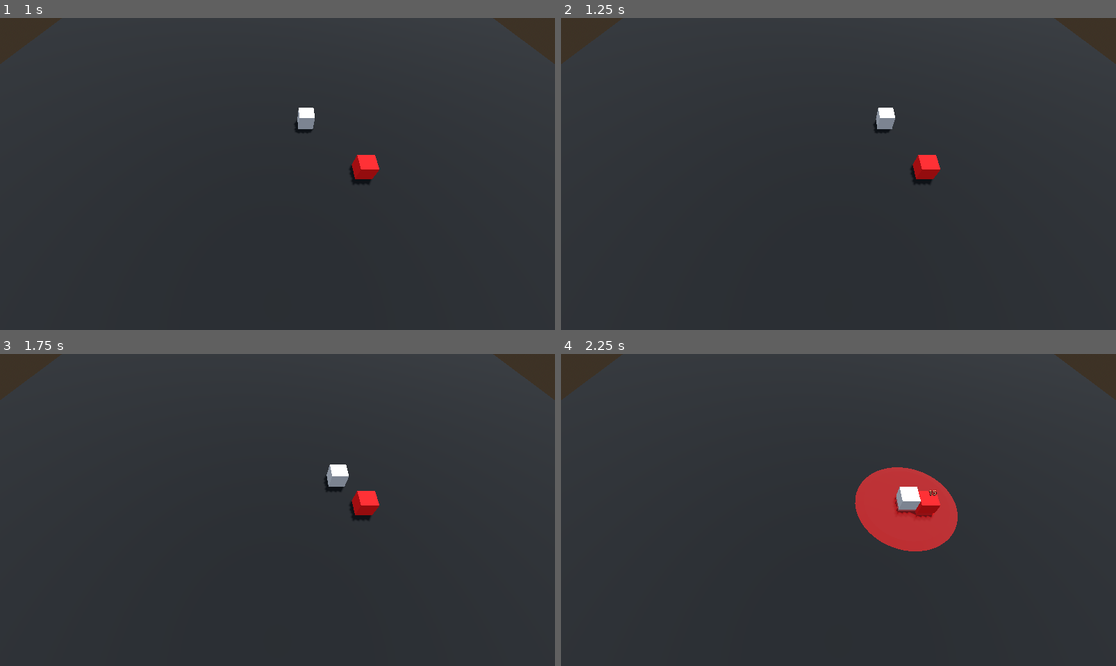
Above: before the commit, frames 1-4 (two rows, left to right).
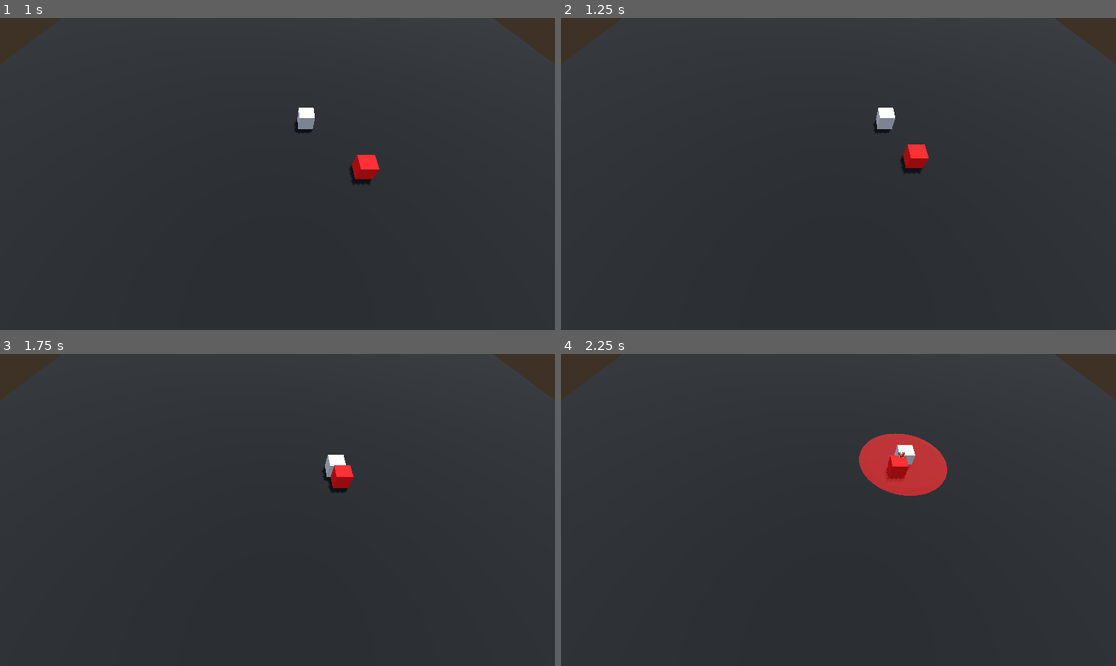
Above: after the commit, the same moments.

Repository: KamPit0605/gdc-project--dice-challenge
Game: Godot game, scene res://Scenes/prototype.tscn
The game is run twice, just before and just after one commit, with the same random seed, the same clock (stepped at 60 frames per second) and the same inputs.
Inputs (mouse positions are in pixels of both pictures, inside the frame that each line leads up to):
- Up to frame 1 (1 s): tap Enter (ui_accept) at 0.5, 0.77 s; move the mouse to (399, 158) at 0.52 s; hold D (Move_Right) from 0.53 s (still down); click (399, 158) at 0.6 s
- Up to frame 2 (1.25 s): keep holding D (Move_Right)
- Up to frame 3 (1.75 s): move the mouse to (166, 525) at 1.27 s; release D (Move_Right) at 1.28 s; hold S (Move_Backward) from 1.28 s (still down); click (166, 525) at 1.35 s; tap Enter (ui_accept) at 1.52 s
- Up to frame 4 (2.25 s): move the mouse to (894, 441) at 2.02 s; release S (Move_Backward) at 2.03 s; hold D (Move_Right) from 2.03 s (still down); click (894, 441) at 2.1 s

Frame 1 is identical in both runs. In frame 2, 0.6% of the frame differs, in the area x 61-69%, y 40-54%; in frame 3, 0.8%; in frame 4, 4.9%, in the area x 52-72%, y 25-64%.

Commit message:
2026-3-10 | Enemy Following Player
**The exported Node in the Enemy's gdscript may need to be changed in the future**

Added new variables & Nodes
- exported Player Node
- Cooldown timer node
- boolean for following player

Functions such as
- Follow Player
- Follow Cooldown
- Follow Cooldown timeout (because Timer Node signal)

The Enemy follows player!!!! (see Follow Player function)

Optimizations in the gdscript such as putting printed outputs into one function

Diff:
--- a/Characters/Enemy/enemy_low_dice.tscn
+++ b/Characters/Enemy/enemy_low_dice.tscn
@@ -39,4 +39,7 @@
 text = "asdfsaefsadf"
 font_size = 50
 
+[node name="FollowingCooldown" type="Timer" parent="." unique_id=1520790909]
+
 [connection signal="timeout" from="DamageCooldown" to="." method="_on_damage_cooldown_timeout"]
+[connection signal="timeout" from="FollowingCooldown" to="." method="_on_following_cooldown_timeout"]
--- a/Scenes/prototype.tscn
+++ b/Scenes/prototype.tscn
@@ -71,8 +71,9 @@
 [node name="MeshInstance3D" type="MeshInstance3D" parent="Floor" unique_id=212419442]
 mesh = SubResource("BoxMesh_6ox75")
 
-[node name="enemyLow_dice" parent="." unique_id=1738791593 instance=ExtResource("2_4ousu")]
+[node name="enemyLow_dice" parent="." unique_id=1738791593 node_paths=PackedStringArray("Player") instance=ExtResource("2_4ousu")]
 transform = Transform3D(1, 0, 0, 0, 1, 0, 0, 0, 1, 5, 1, 4)
+Player = NodePath("../PlayerDice")
 
 [node name="PlayerDice" type="CharacterBody3D" parent="." unique_id=1710567279 node_paths=PackedStringArray("player", "PlayerTrigger", "AttackTrigger")]
 transform = Transform3D(1, 0, 0, 0, 1, 0, 0, 0, 1, 0, 1, 0)
--- a/Scripts/Enemy/enemy_low_dice.gd
+++ b/Scripts/Enemy/enemy_low_dice.gd
@@ -12,10 +12,16 @@
 var DamageCooldown: bool = false
 var DamageCooldownF: float = 0.5
 #--MOVEMENT--
-var SPEED = 5.0
+var SPEED = 3.5
 
 #--HEALTH--
 var Health: int = 30
+
+#--PLAYER FOLLOW--
+@export var Player: CharacterBody3D
+
+@onready var FollowingCooldownTimer = $FollowingCooldown
+var FollowPlayer: bool = false
 
 #--ADJUSTMENTS--
 var TriggerOfF: float = 1.0 #variable for preventing any triggering happen within float time
@@ -24,20 +30,32 @@
 # Called when the node enters the scene tree for the first time.
 func _ready():
 	DisableALLTriggers()
+	FollowingCooldownTimer.start(1)
 
 # Called every frame. 'delta' is the elapsed time since the previous frame.
 func _process(delta):
 	DamageLabel.text = str(Health)
-	print(Health)
-	if (GlobalPlayerScript.Attacking == true && PlayerAttackTrigger == true && DamageCooldown == false):
+	_debugPrinting()
+	if (GlobalPlayerScript.Attacking == true && PlayerAttackTrigger == true && DamageCooldown == false): #damage taken
 		Health -= 15
 		DamageCooldownTimer.start(DamageCooldownF)
 		DamageLabel.visible = true
+		_followcooldown(0.5)
 		print("OUCH!")
 		DamageCooldown = true
 
 	_Health()
+	#_followingplayer()
 	#_triggerAdjust()
+
+func _debugPrinting():
+	pass
+	#print(Health, FollowPlayer)
+
+func _physics_process(delta):
+	var targetPlayer = (Player.position - position).normalized()
+	if FollowPlayer:
+		position += targetPlayer * SPEED * delta
 
 func _on_damage_cooldown_timeout():
 	DamageCooldown = false
@@ -45,7 +63,9 @@
 func _Health():
 	if Health <= 0:
 		self.visible = false
+		FollowPlayer = false
 		Health = 0
+
 
 func _triggerAdjust():
 	pass
@@ -67,3 +87,16 @@
 
 func _on_attack_trigger_area_exited(_area):
 	PlayerAttackTrigger = false
+
+#func _followingplayer():
+	#var targetPlayer = (Player.position - position).normalized()
+	#if FollowPlayer:
+		#position += targetPlayer * SPEED
+
+func _followcooldown(seconds):
+	FollowPlayer = false
+	FollowingCooldownTimer.start(seconds)
+
+
+func _on_following_cooldown_timeout():
+	FollowPlayer = true
Not shown, added: Characters/Enemy/enemy_low_dice.tscn5652388499.tmp
